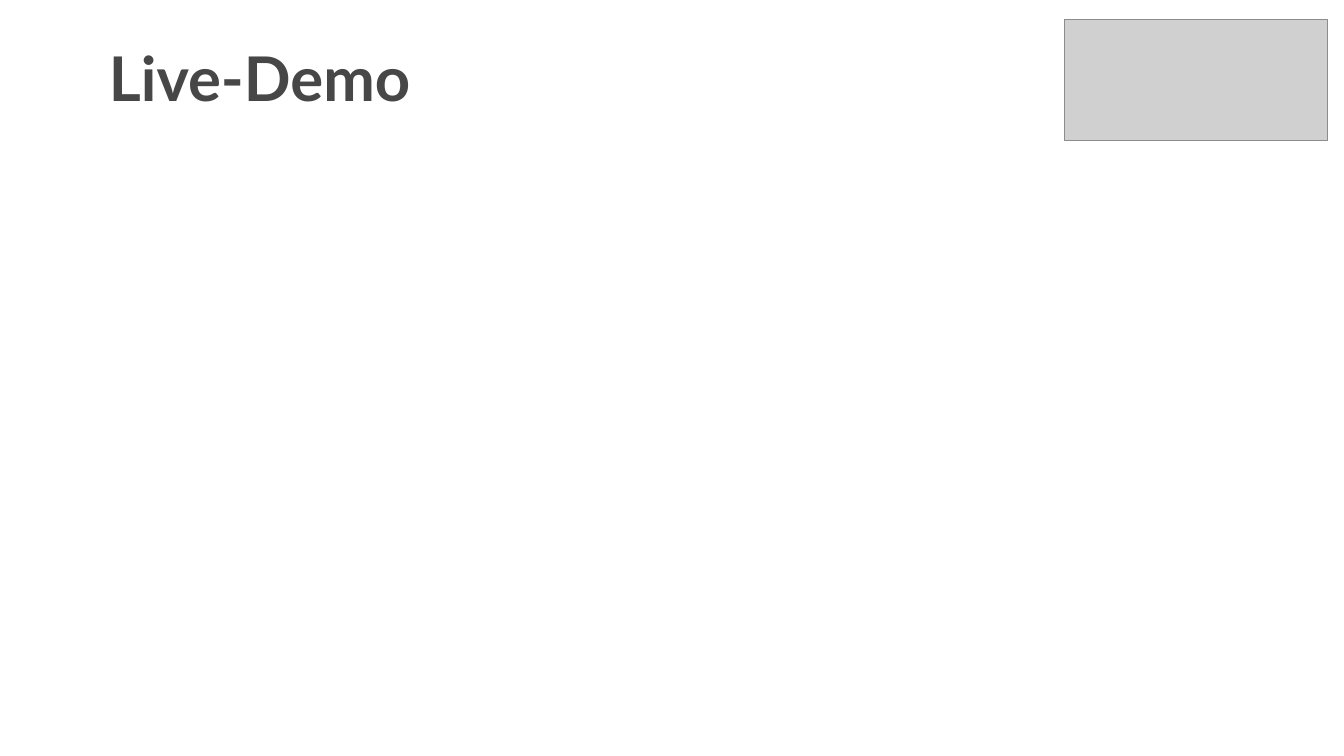
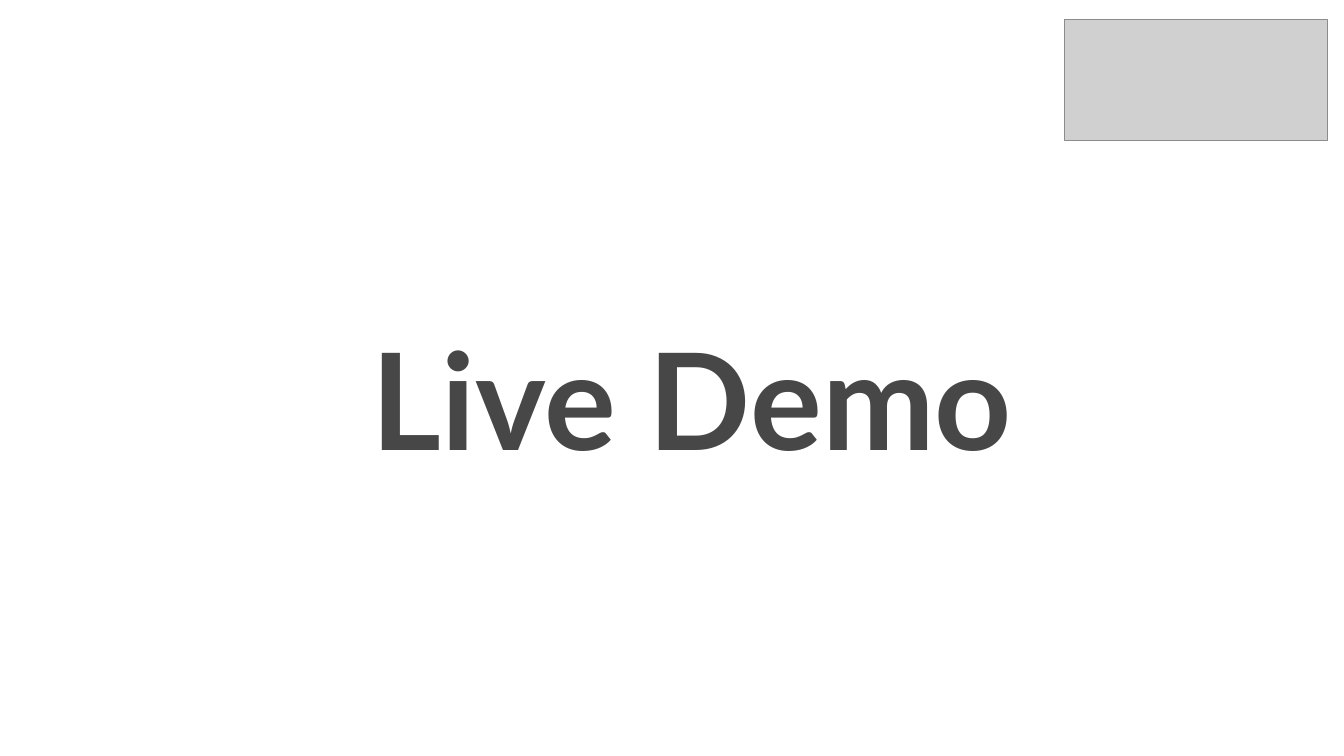
Before and after one commit to FFHS-ES-HH/ras-weather, a slide deck: slide 7 of docs/Präsentation-Wetterstation.pptx. Drawn at 1344x756 pixels with LibreOffice and Linux fonts; fonts in the diff are those of the drawing; grey boxes stand for pictures. Boxes give left, top, right and bottom in pixels: in the first picture for what was removed or moved away, otherwise in the second. Text is boxed around its words. In the diff, an @@ line names an element or a change of style, - is before the commit and + after.

```diff
--- a/docs/Präsentation-Wetterstation.pptx
+++ b/docs/Präsentation-Wetterstation.pptx
@@ text at (372,350,1012,451): text changed; size 44 to 96 pt @@
-Live-Demo
+Live Demo
```
Also in this commit, not shown: 1 other slide changed, 12 other files.
